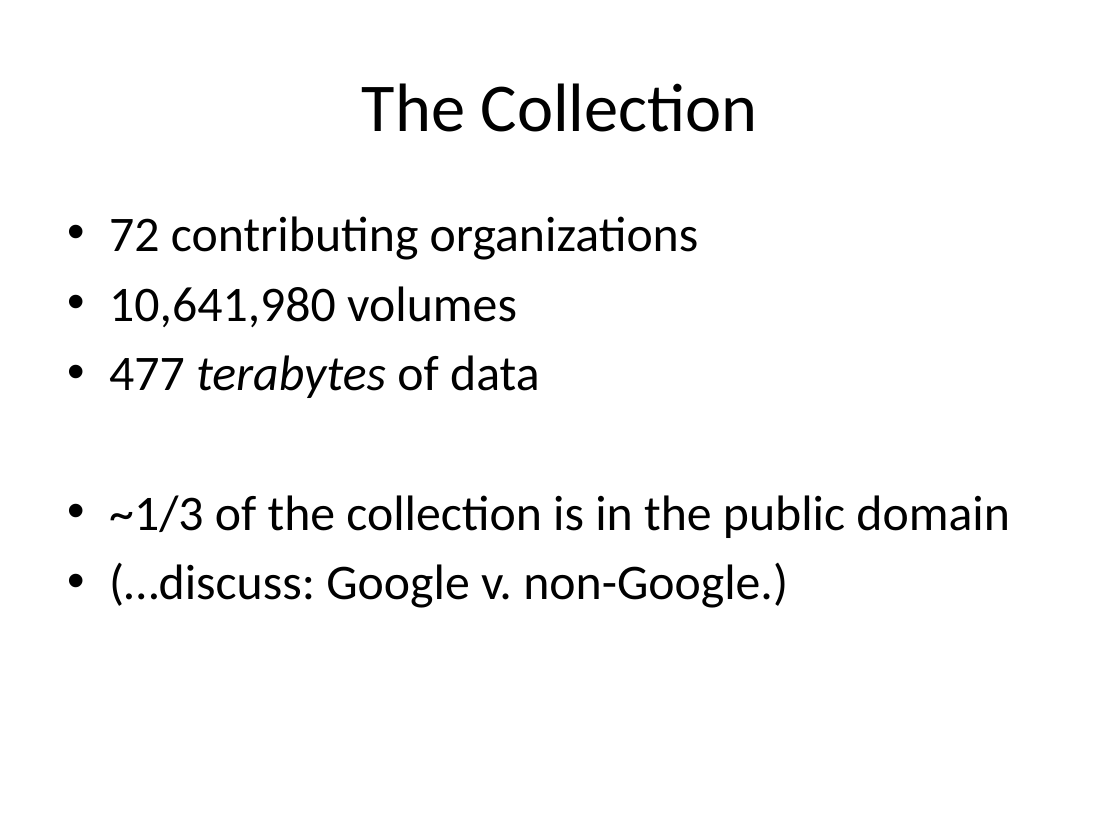
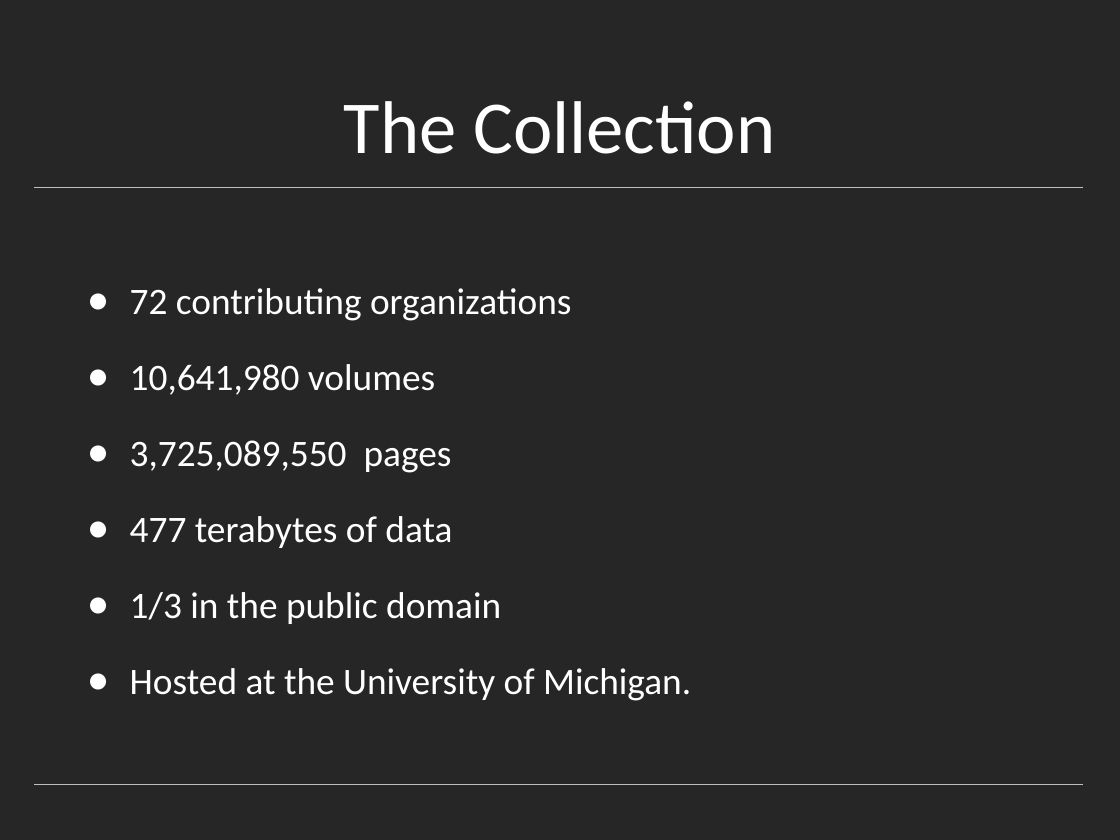
Before and after one commit to rlmv/hathitrust-soer, a slide deck: slide 5 of notes/HathiTrust.pptx (slide 3 before the commit). Drawn at 1120x840 pixels with LibreOffice and Linux fonts; fonts in the diff are those of the drawing. Boxes give left, top, right and bottom in pixels: in the first picture for what was removed or moved away, otherwise in the second. Text is boxed around its words. In the diff, an @@ line names an element or a change of style, - is before the commit and + after.

```diff
--- a/notes/HathiTrust.pptx
+++ b/notes/HathiTrust.pptx
@@ background #FFFFFF to #262626 @@
@@ title "The Collection": place and size @@
-title "The Collection" at <box>362,83,758,132</box>
+title "The Collection" at <box>344,101,775,154</box>
@@ title "The Collection" at <box>344,101,775,154</box>: size 44 to 48 pt, text colour #000000 to #FFFFFF; vertical alignment middle to bottom @@
@@ freeform shape added at <box>35,187,1083,187</box>, outline #BFBFBF 0.25 pt @@
@@ text "72 contributing organizations": place and size @@
-text "72 contributing organizations" at <box>109,216,1010,608</box>
+text "72 contributing organizations" at <box>130,288,691,701</box>
@@ text at <box>130,288,571,548</box>: size 32 to 24 pt, text colour #000000 to #FFFFFF in "72 contributing organizations", "10,641,980 volumes", "477 terabytes of data"; italic off in "terabytes"; bullet • to ●; more space between paragraphs @@
@@ text at <box>130,440,452,473</box>: paragraph added @@
+● 3,725,089,550 pages
@@ text at <box>130,592,691,701</box>: text changed; size 32 to 24 pt; text colour #000000 to #FFFFFF @@
-• ~1/3 of the collection is in the public domain
-• (…discuss: Google v. non-Google.)
+● 1/3 in the public domain
+● Hosted at the University of Michigan.
@@ freeform shape added at <box>35,784,1083,784</box>, outline #BFBFBF 0.25 pt @@
```
Also in this commit, not shown: 7 other slides changed, 17 slides added, 20 slides removed.
